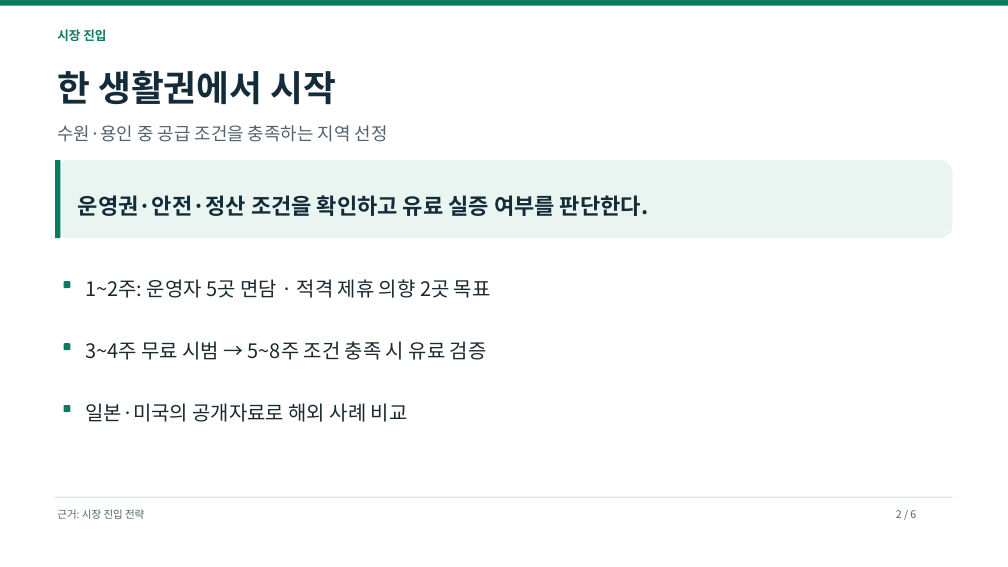
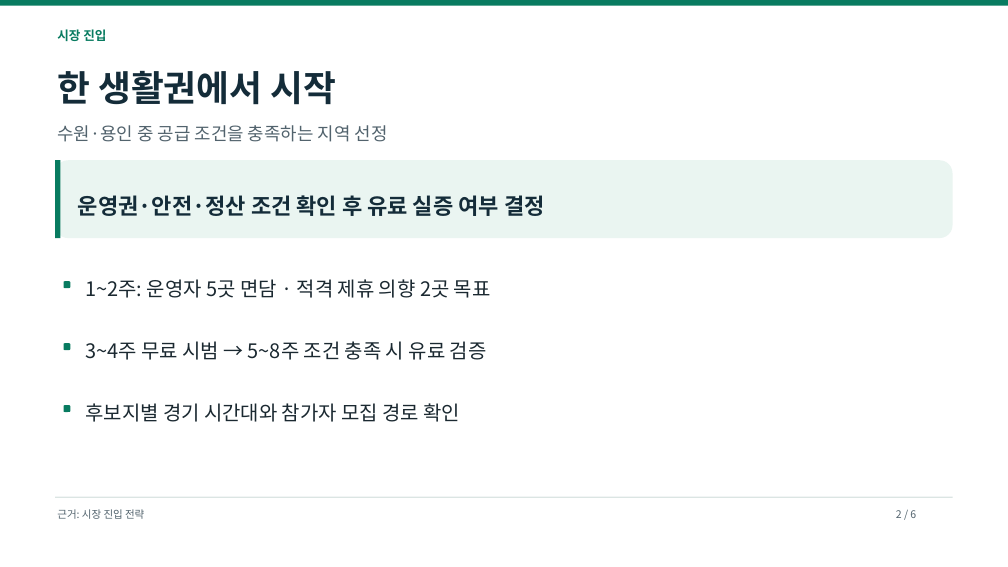
Before and after one commit to dohyunkimmm/footmate-case-study, a slide deck: slide 2 of src/case-study/downloads/footmate_strategy_p0_p2.pptx. Drawn at 1008x567 pixels with LibreOffice and Linux fonts; fonts in the diff are those of the drawing. Boxes give left, top, right and bottom in pixels: in the first picture for what was removed or moved away, otherwise in the second. Text is boxed around its words. In the diff, an @@ line names an element or a change of style, - is before the commit and + after.

Commit message:
본문·발표자료 중복 정리 및 목적별 설명 개선 (#62)
* 본문과 발표자료의 반복 표현 정리 및 역할별 설명 개선

* 공개 자료와 페이지 탐색 문구 동기화

* 공개 자료와 페이지 탐색 문구 동기화

* 공개 자료와 페이지 탐색 문구 동기화

* 공개 자료와 페이지 탐색 문구 동기화

```diff
--- a/src/case-study/downloads/footmate_strategy_p0_p2.pptx
+++ b/src/case-study/downloads/footmate_strategy_p0_p2.pptx
@@ text at bbox=[78, 195, 545, 216]: text changed @@
-운영권·안전·정산 조건을 확인하고 유료 실증 여부를 판단한다.
+운영권·안전·정산 조건 확인 후 유료 실증 여부 결정
@@ text at bbox=[85, 403, 460, 422]: text changed @@
-일본·미국의 공개자료로 해외 사례 비교
+후보지별 경기 시간대와 참가자 모집 경로 확인
```
Also in this commit, not shown: 5 other slides changed, 15 other files.
